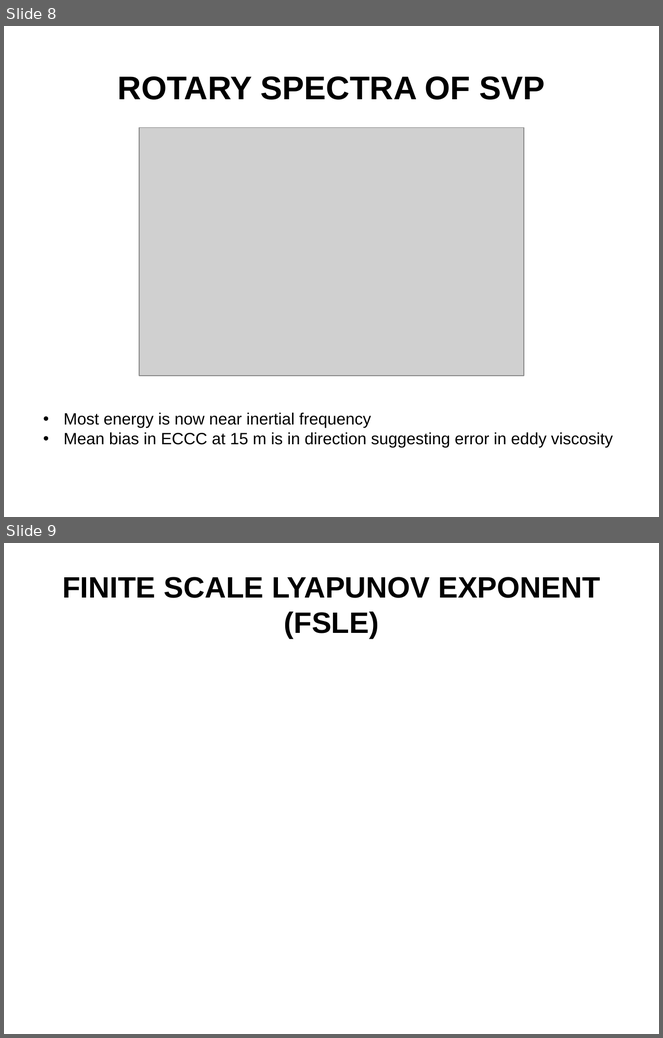
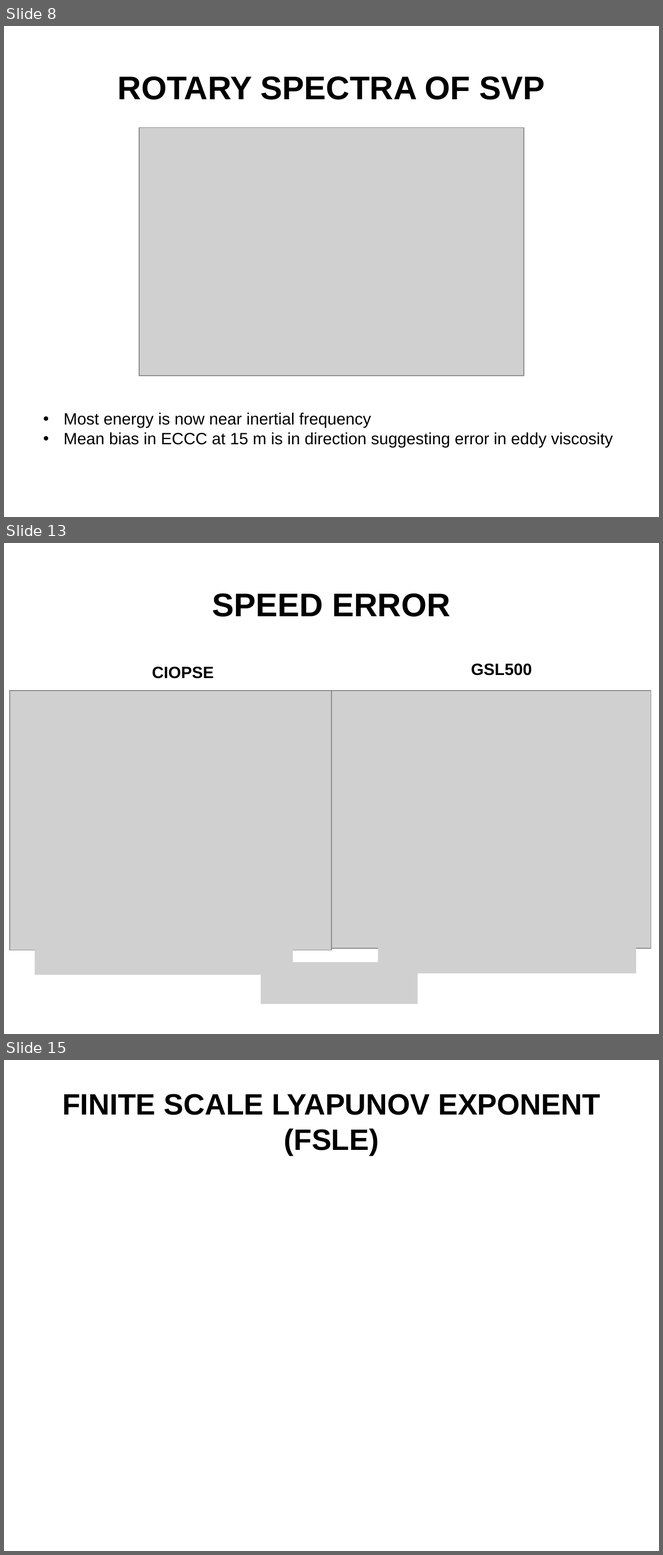
Before and after one commit to nsoontie/velocity-error, a slide deck: presentations/MOI-CONCEPTS-2021/Soontiens_Sutherland_drift_DFO-MOI.pptx. Shown one above the other, each under a label of ours: slides 8 and 9 before the commit, slides 8, 13 and 15 after it; the slides between them are not shown. The pictures are 663x1038 and 663x1555 pixels, drawn with LibreOffice and Linux fonts; fonts in the diff are those of the drawing; grey boxes stand for pictures; background and template pictures are left out. Boxes give left, top, right and bottom in pixels: in the first picture for what was removed or moved away, otherwise in the second. Text is boxed around its words. In the diff, an @@ line names an element or a change of style, - is before the commit and + after.

Commit message:
added TREX error maps to slides

```diff
--- a/presentations/MOI-CONCEPTS-2021/Soontiens_Sutherland_drift_DFO-MOI.pptx
+++ b/presentations/MOI-CONCEPTS-2021/Soontiens_Sutherland_drift_DFO-MOI.pptx
@@ slide 13 added at [4,543,659,1034], background picture (left out) @@
@@ title added at [213,593,450,617], 36 pt, text #000000, bold @@
+SPEED ERROR
@@ text added at [152,667,214,679], 18 pt, text #000000, bold @@
+CIOPSE
@@ text added at [471,664,532,676], 18 pt, text #000000, bold @@
+GSL500
@@ picture added at [10,691,332,951] @@
@@ picture added at [332,691,651,949] @@
@@ picture added at [378,947,636,974] @@
@@ picture added at [35,949,293,975] @@
@@ picture added at [261,962,418,1004] @@
@@ what was slide 9 is now slide 15 @@
```
Also in this commit, not shown: 5 other slides added.
